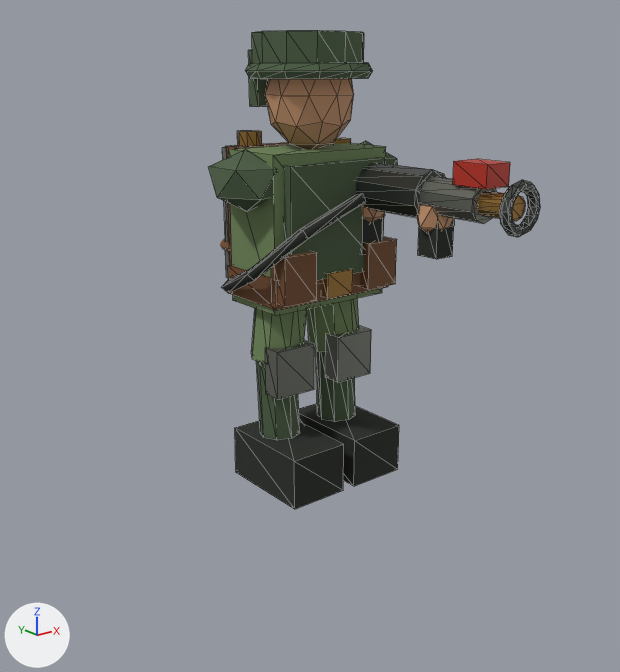
Before and after pictures for a commit that changed the glTF model assets/models/characters/soldier_flamethrower.glb.
Rendered twice from a camera (50 mm lens) standing at (-3.7, -4.65, 2.89) and looking at (-0.08, -0.12, 1.08). Arrows for +X, +Y and +Z are at lower left; the lights stay in place. The older version comes first. Mesh edges are drawn as thin lines on the coarser meshes. Where no turn or scale is listed for an object, it has been applied to the vertices.

The first picture shows 'AmmoPouch_L', 'Boot_L', 'Boot_R', 'ChestArmor', 'FlamethrowerBody', 'FuelHose', 'Head', 'Helmet', 'Helmet_Rim', 'KneePad_L', 'KneePad_R', 'ShoulderPad_L', 'Torso' and 22 more.
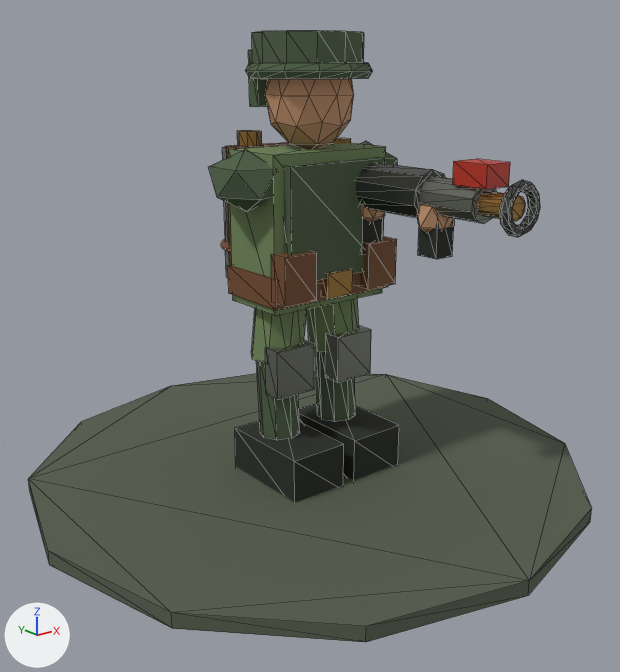
Diff of the bpy script that builds the scene:
```diff
--- a/assets/models/characters/soldier_flamethrower.glb.py
+++ b/assets/models/characters/soldier_flamethrower.glb.py
@@ mat_mat_ground @@
+mat_mat_ground = principled_material('MAT_Ground')
+mat_mat_ground.base_color = (0.095, 0.11, 0.075)  # greyish green #575d4d
+mat_mat_ground.roughness = 1.0
@@ me_cylinder_012 @@
+me_cylinder_012.from_pydata(...)  # a 12-sided cylinder along z spanning x -2.05..2.05, y -2.05..2.05, z -0.05..0.05
+me_cylinder_012.materials.append(mat_mat_ground)  # greyish green #575d4d
@@ ob_fuelhose @@
-ob_fuelhose = bpy.data.objects.new('FuelHose', me_fuelhose_curve)
-ob_fuelhose.location = (0.0, 0.0, 0.0)
@@ ob_displayground @@
+ob_displayground = bpy.data.objects.new('DisplayGround', me_cylinder_012)
+ob_displayground.location = (0.0, 0.0, 0.0)
```

Location of each change, [x1, y1, x2, y2] in pixels of the pictures (620 x 672 px):
'DisplayGround', added: after [28, 372, 592, 642]
'FuelHose', deleted: before [222, 193, 366, 293]
